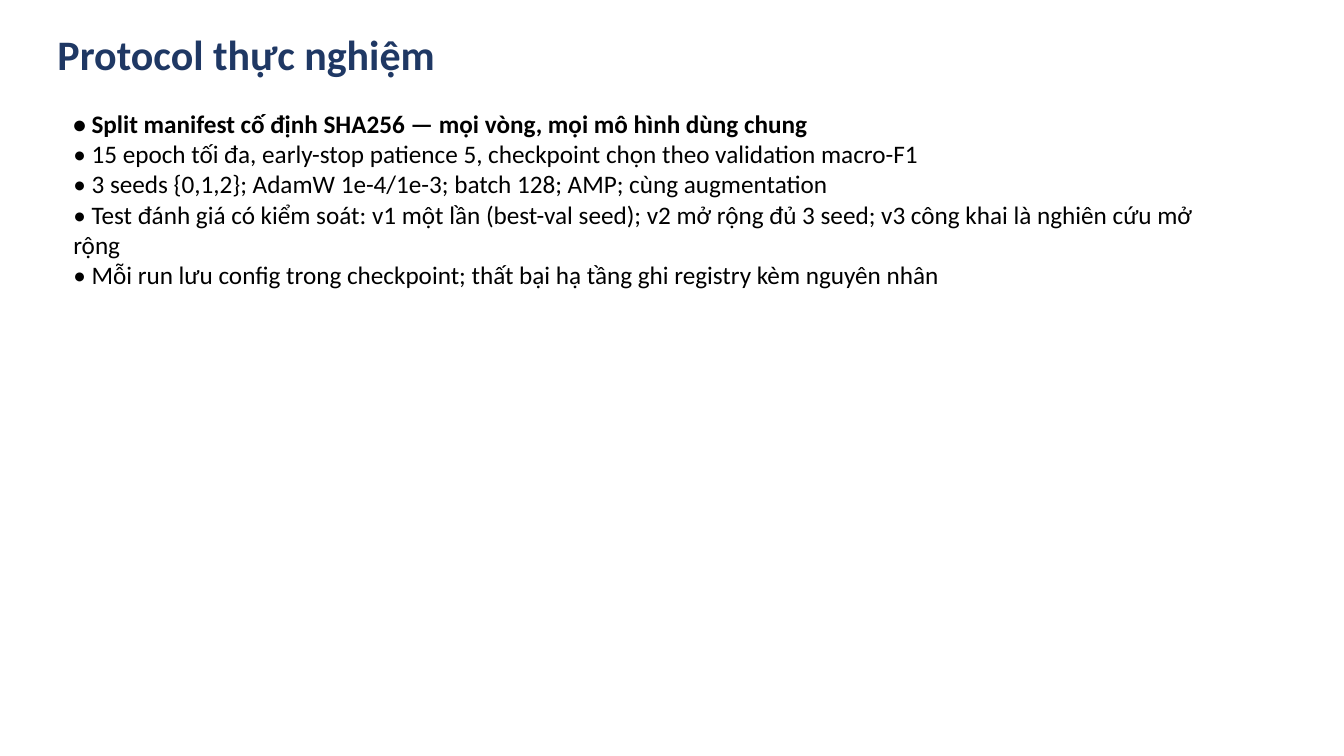
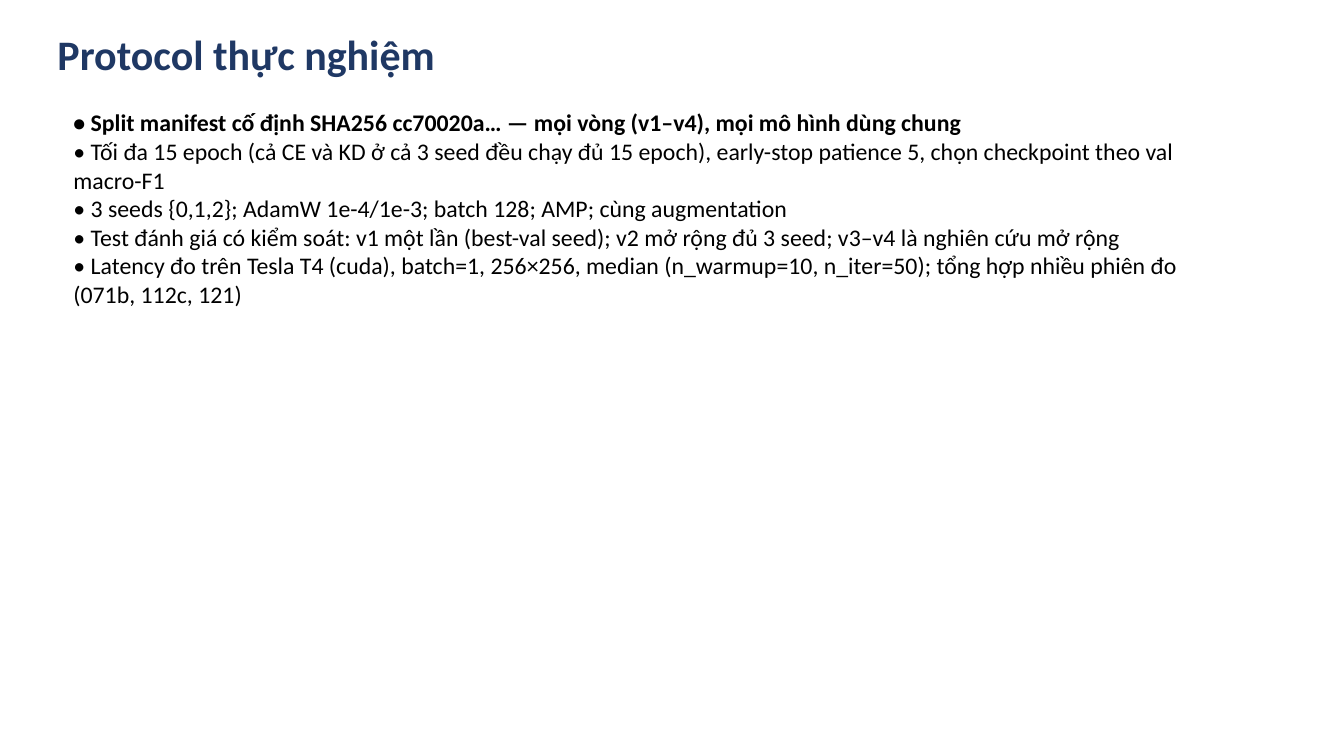
Before and after one commit to bangdang-ai-developer/kaggle-research, a slide deck: slide 6 of deliverables/Slides_cuoi_mon_NWPU_RESISC45.pptx. Drawn at 1344x756 pixels with LibreOffice and Linux fonts; fonts in the diff are those of the drawing. Boxes give left, top, right and bottom in pixels: in the first picture for what was removed or moved away, otherwise in the second. Text is boxed around its words. In the diff, an @@ line names an element or a change of style, - is before the commit and + after.

```diff
--- a/deliverables/Slides_cuoi_mon_NWPU_RESISC45.pptx
+++ b/deliverables/Slides_cuoi_mon_NWPU_RESISC45.pptx
@@ text at [73,113,1173,189]: text changed; size 18 to 17 pt @@
-• Split manifest cố định SHA256 — mọi vòng, mọi mô hình dùng chung
-• 15 epoch tối đa, early-stop patience 5, checkpoint chọn theo validation macro-F1
+• Split manifest cố định SHA256 cc70020a… — mọi vòng (v1–v4), mọi mô hình dùng chung
+• Tối đa 15 epoch (cả CE và KD ở cả 3 seed đều chạy đủ 15 epoch), early-stop patience 5, chọn checkpoint theo val macro-F1
@@ text at [91,199,787,221]: size 18 to 17 pt in "• 3 seeds {0,1,2}; AdamW 1e-4/1e-3; batch ..." @@
@@ text at [73,227,1177,306]: text changed; size 18 to 17 pt @@
-• Test đánh giá có kiểm soát: v1 một lần (best-val seed); v2 mở rộng đủ 3 seed; v3 công khai là nghiên cứu mở rộng
-• Mỗi run lưu config trong checkpoint; thất bại hạ tầng ghi registry kèm nguyên nhân
+• Test đánh giá có kiểm soát: v1 một lần (best-val seed); v2 mở rộng đủ 3 seed; v3–v4 là nghiên cứu mở rộng
+• Latency đo trên Tesla T4 (cuda), batch=1, 256×256, median (n_warmup=10, n_iter=50); tổng hợp nhiều phiên đo (071b, 112c, 121)
```
Also in this commit, not shown: 12 other slides changed, 6 slides added, 7 slides removed, 24 other files.
